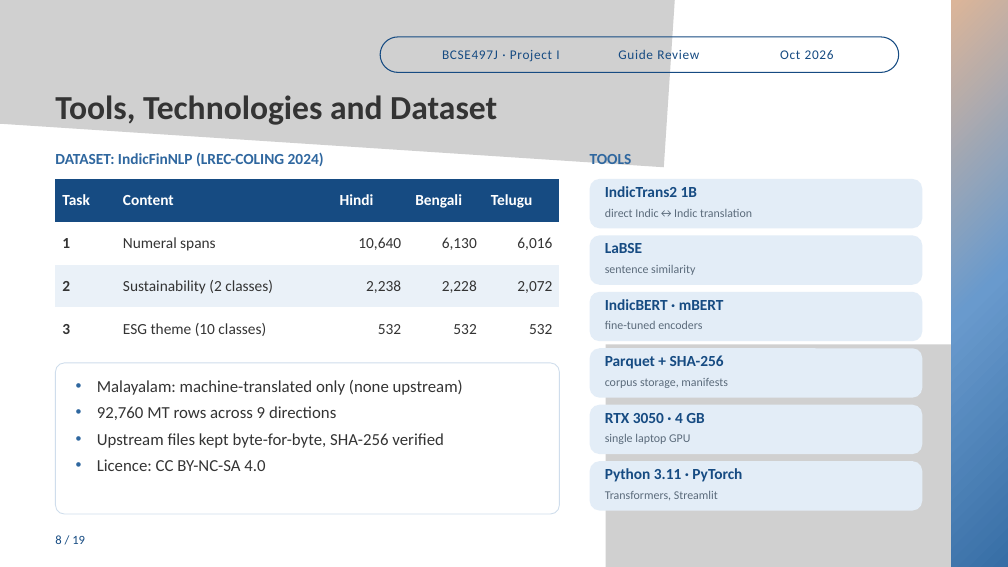
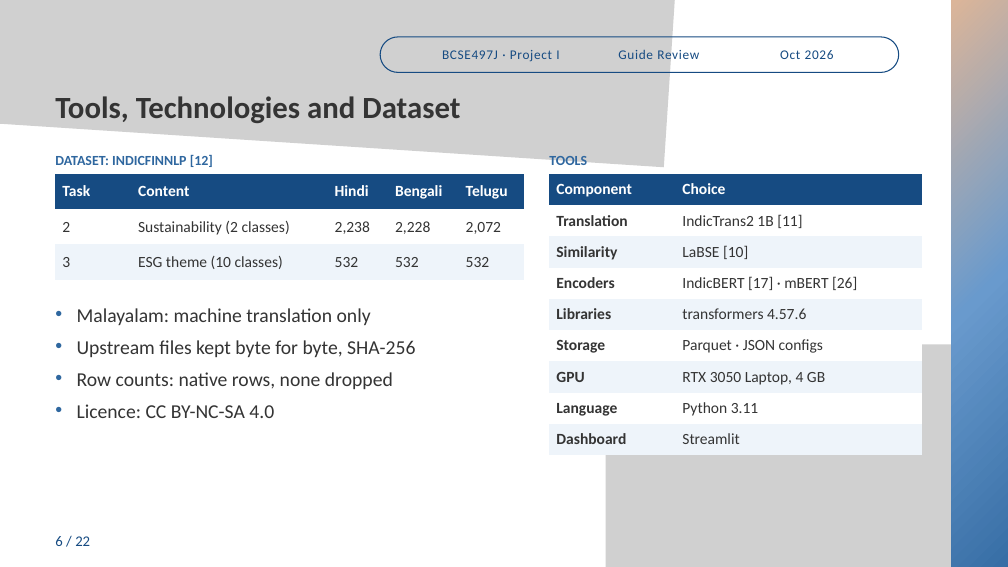
Before and after one commit to souparno-nag/Cross-Linguistic_Transfer_Diagnotic_for_Financial_NLP_in_Indic_Languages, a slide deck: slide 6 of presentation/BCSE497J_Project_I_Final_Review.pptx (slide 8 before the commit). Drawn at 1008x567 pixels with LibreOffice and Linux fonts; fonts in the diff are those of the drawing; grey boxes stand for pictures. Boxes give left, top, right and bottom in pixels: in the first picture for what was removed or moved away, otherwise in the second. Text is boxed around its words. In the diff, an @@ line names an element or a change of style, - is before the commit and + after.

Commit message:
Docs: update numeric report, add colour-pages PDF and report PDF; update review deck

```diff
--- a/presentation/BCSE497J_Project_I_Final_Review.pptx
+++ b/presentation/BCSE497J_Project_I_Final_Review.pptx
@@ text "Tools, Technologies and Dataset" at (x1=55, y1=96, x2=460, y2=123): size 48 to 44 pt @@
@@ table at (x1=55, y1=174, x2=524, y2=280) @@
-row 2: 1 | Numeral spans | 10,640 | 6,130 | 6,016
@@ table resized from (x1=55, y1=179, x2=559, y2=350) to (x1=55, y1=174, x2=524, y2=280) @@
@@ text at (x1=55, y1=155, x2=213, y2=167): text changed; size 22 to 19.9 pt @@
-DATASET: IndicFinNLP (LREC-COLING 2024)
+DATASET: INDICFINNLP [12]
@@ text "TOOLS" moved from (x1=590, y1=154, x2=632, y2=168) to (x1=549, y1=156, x2=587, y2=169) @@
@@ text "TOOLS" at (x1=549, y1=156, x2=587, y2=169): size 22 to 19.9 pt @@
@@ table added at (x1=549, y1=174, x2=922, y2=455), 9 rows, 2 columns @@
+Component | Choice
+Translation | IndicTrans2 1B [11]
+Similarity | LaBSE [10]
+Encoders | IndicBERT [17] · mBERT [26]
+Libraries | transformers 4.57.6
+Storage | Parquet · JSON configs
+GPU | RTX 3050 Laptop, 4 GB
+Language | Python 3.11
+Dashboard | Streamlit
@@ rounded rectangle removed at (x1=590, y1=179, x2=922, y2=228) @@
@@ text removed at (x1=605, y1=186, x2=697, y2=197) @@
-IndicTrans2 1B
@@ text removed at (x1=605, y1=209, x2=752, y2=217) @@
-direct Indic↔Indic translation
@@ rounded rectangle removed at (x1=590, y1=235, x2=922, y2=285) @@
@@ text removed at (x1=605, y1=243, x2=642, y2=253) @@
-LaBSE
@@ text removed at (x1=605, y1=265, x2=695, y2=275) @@
-sentence similarity
@@ rounded rectangle removed at (x1=590, y1=292, x2=922, y2=341) @@
@@ text removed at (x1=605, y1=299, x2=724, y2=310) @@
-IndicBERT · mBERT
@@ text "Malayalam: machine translation only" moved from (x1=97, y1=380, x2=463, y2=471) to (x1=77, y1=308, x2=415, y2=418) @@
@@ text at (x1=77, y1=308, x2=415, y2=389): text changed; size 24 to 28.1 pt @@
-• Malayalam: machine-translated only (none upstream)
-• 92,760 MT rows across 9 directions
-• Upstream files kept byte-for-byte, SHA-256 verified
+• Malayalam: machine translation only
+• Upstream files kept byte for byte, SHA-256
+• Row counts: native rows, none dropped
@@ text removed at (x1=605, y1=321, x2=702, y2=329) @@
-fine-tuned encoders
@@ rounded rectangle removed at (x1=590, y1=348, x2=922, y2=398) @@
@@ text removed at (x1=605, y1=355, x2=724, y2=369) @@
-Parquet + SHA-256
@@ rounded rectangle removed at (x1=55, y1=363, x2=559, y2=514) @@
@@ text removed at (x1=605, y1=378, x2=728, y2=388) @@
-corpus storage, manifests
@@ text at (x1=77, y1=404, x2=274, y2=418): size 24 to 28.1 pt in "Licence: CC BY-NC-SA 4.0"; more space between paragraphs @@
@@ rounded rectangle removed at (x1=590, y1=405, x2=922, y2=454) @@
@@ text removed at (x1=605, y1=413, x2=704, y2=423) @@
-RTX 3050 · 4 GB
@@ text removed at (x1=605, y1=434, x2=690, y2=444) @@
-single laptop GPU
@@ rounded rectangle removed at (x1=590, y1=461, x2=922, y2=511) @@
@@ text removed at (x1=605, y1=468, x2=742, y2=482) @@
-Python 3.11 · PyTorch
@@ text removed at (x1=605, y1=491, x2=718, y2=500) @@
-Transformers, Streamlit
@@ text at (x1=55, y1=536, x2=90, y2=546): text changed; size 18 to 21.1 pt @@
-8 / 19
+6 / 22
```
Also in this commit, not shown: 9 other slides changed, 12 slides added, 9 slides removed, 4 other files.
